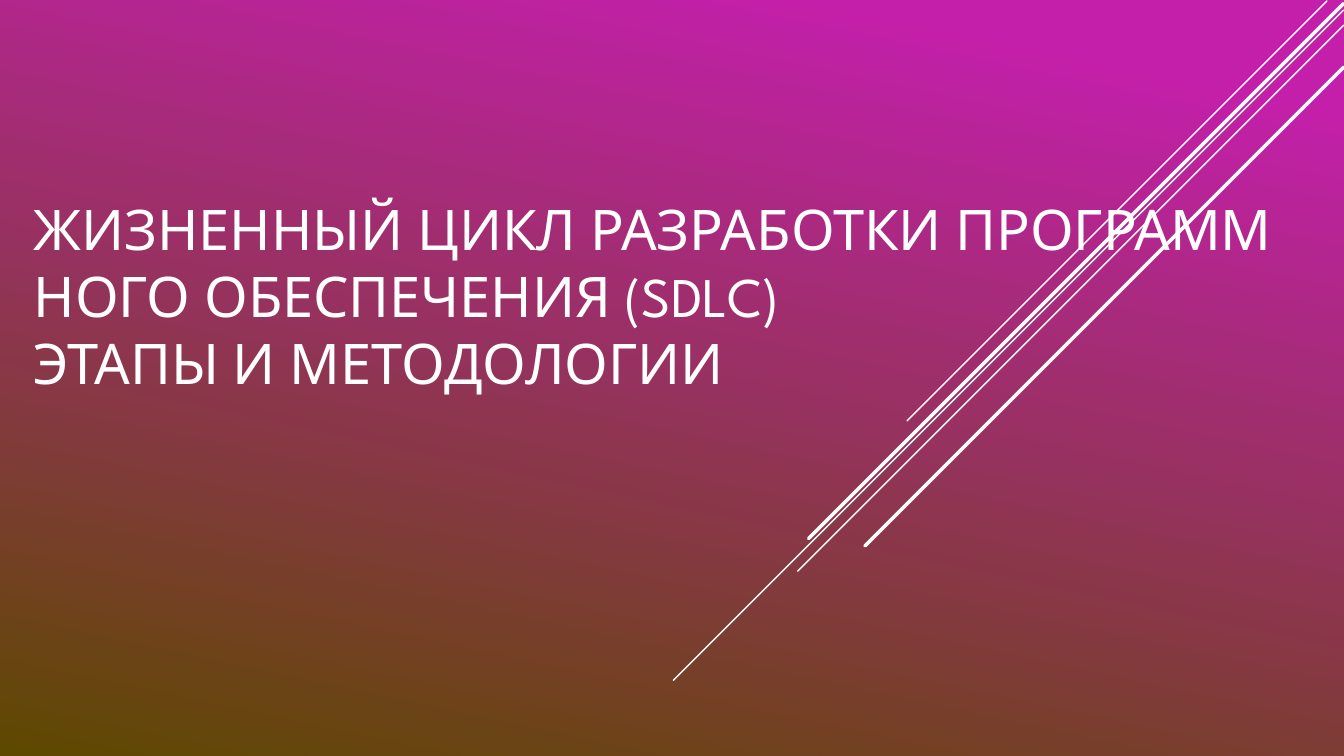
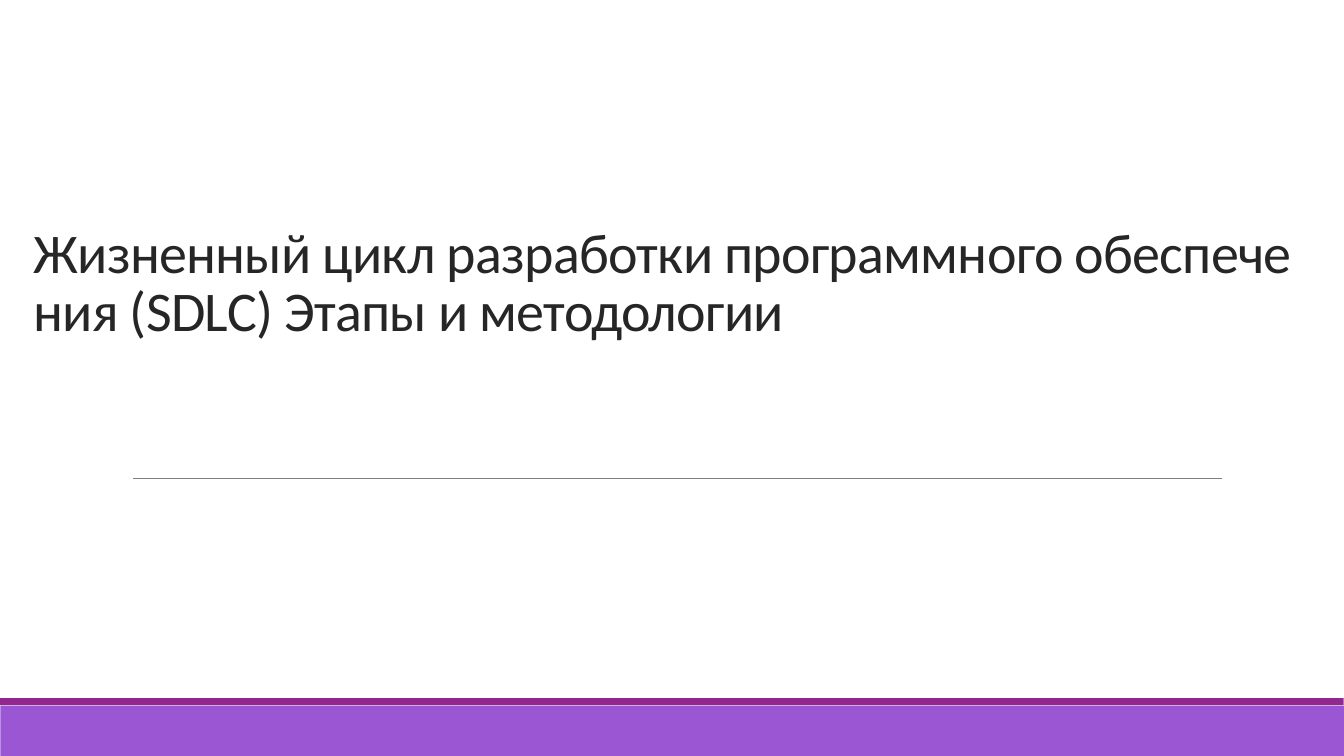
Before and after one commit to ArSu7/-, a slide deck: slide 1 of Жизненный.pptx. Drawn at 1344x756 pixels with LibreOffice and Linux fonts; fonts in the diff are those of the drawing. Boxes give left, top, right and bottom in pixels: in the first picture for what was removed or moved away, otherwise in the second. Text is boxed around its words. In the diff, an @@ line names an element or a change of style, - is before the commit and + after.

```diff
--- a/Жизненный.pptx
+++ b/Жизненный.pptx
@@ background gradient #C51FAB to #5E4A00 to #FFFFFF @@
@@ line removed from (1344, 10) to (674, 681) @@
@@ line removed from (1344, 25) to (798, 572) @@
@@ line removed from (1344, 4) to (809, 538) @@
@@ line removed from (1327, 1) to (907, 421) @@
@@ line removed from (1344, 68) to (865, 546) @@
@@ title at (34, 235, 1064, 341): text changed; font League Spartan to Calibri; text colour #FFFFFF to #262626 @@
-ЖИЗНЕННЫЙ ЦИКЛ РАЗРАБОТКИ ПРОГРАММНОГО ОБЕСПЕЧЕНИЯ (SDLC) ЭТАПЫ И МЕТОДОЛОГИИ
+Жизненный цикл разработки программного обеспечения (SDLC) Этапы и методологии
@@ line added from (133, 479) to (1222, 479), #808080 0.5 pt @@
@@ rectangle added at (0, 706, 1344, 756), fill #9B57D3 @@
@@ rectangle added at (0, 699, 1344, 706), fill #92278F @@
```
Also in this commit, not shown: 16 other slides changed.
